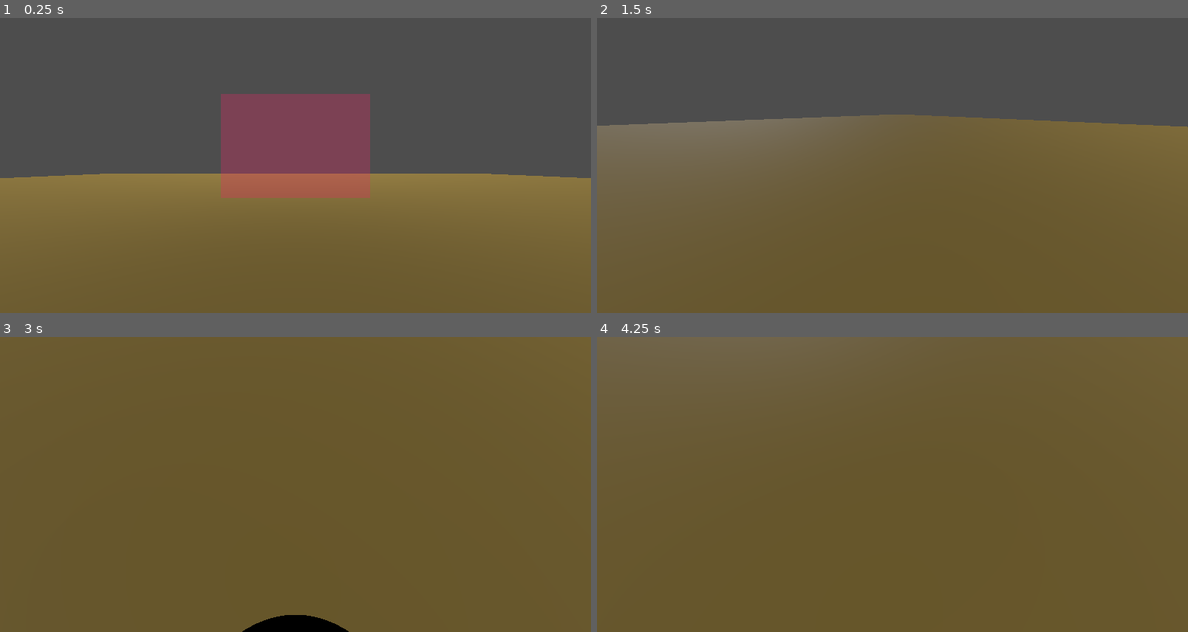
Above: before the commit, frames 1-4 (two rows, left to right).
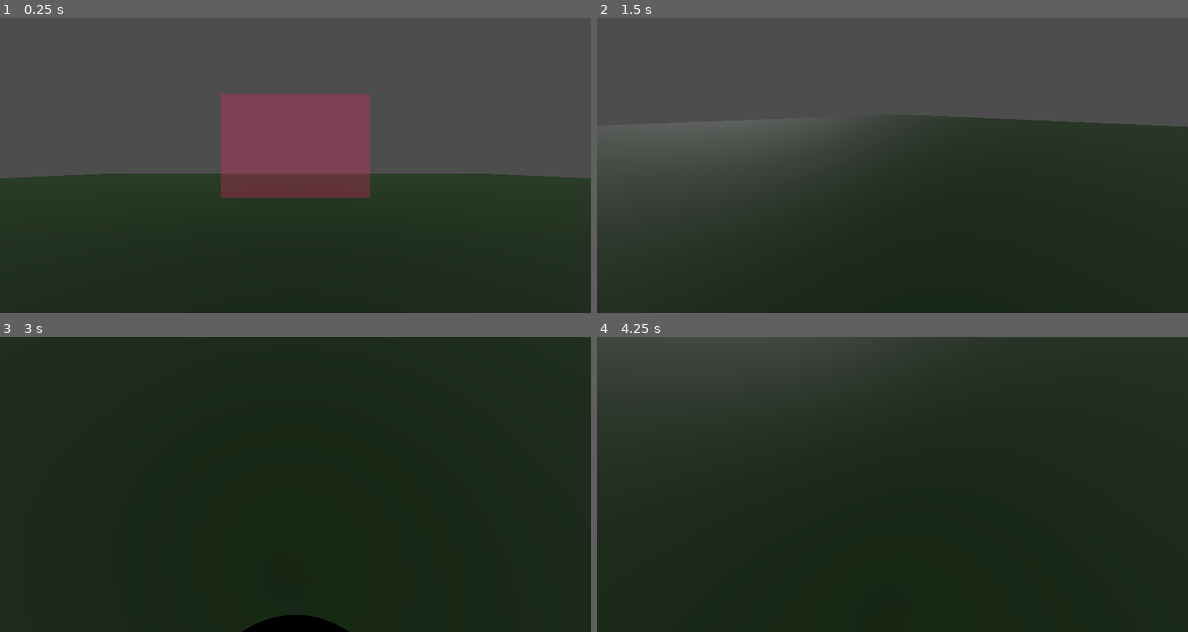
Above: after the commit, the same moments.

Repository: extract/over-fort-2
Game: Godot game, scene res://scenes/maps/local_test/flag_capture_test.tscn
Two runs of this game, one before a commit and one after it. Both use one fixed random seed, a clock stepped at 60 frames per second and the inputs below. This scene is started directly instead of the project's main scene.
Inputs (mouse positions are in pixels of both pictures, inside the frame that each line leads up to):
- Up to frame 1 (0.25 s): no input
- Up to frame 2 (1.5 s): move the mouse to (1022, 150) at 0.52 s; hold D (right) 0.53-1.28 s; tap E (e) at 0.6, 1.35 s; tap Space (jump) at 0.77 s; move the mouse to (774, 180) at 1.27 s; hold S (backward) from 1.28 s (still down)
- Up to frame 3 (3 s): tap Space (jump) at 1.52 s; tap Enter at 2 s; move the mouse to (354, 419) at 2.02 s; release S (backward) at 2.03 s; hold D (right) 2.03-2.78 s; right-click (354, 419) at 2.1 s; tap E (e) at 2.3, 2.85 s; move the mouse to (265, 543) at 2.77 s; hold W (forward) from 2.78 s (still down)
- Up to frame 4 (4.25 s): tap Space (jump) at 3.02, 3.5, 3.77 s; move the mouse to (1069, 528) at 3.52 s; release W (forward) at 3.53 s; hold A (left) from 3.53 s (still down); tap E (e) at 3.6 s

The runs differ from the first frame. In frame 1, 47% of the frame differs, in the area x 0-100%, y 52-100%; in frame 2, 65%; in frame 3, 99%; in frame 4, 100%, in the area x 0-100%, y 0-100%.

Commit message:
change mesh

Diff:
--- a/scenes/maps/upward/upward.tscn
+++ b/scenes/maps/upward/upward.tscn
@@ -31,10 +31,14 @@
 
 [node name="Map" type="Node3D" parent="."]
 
+[node name="FloorRectangle" parent="Map" instance=ExtResource("8_x03wj")]
+transform = Transform3D(4.633175, 0, 0, 0, 1, 0, 0, 0, 1, -6.2748566, 8.639564, -10.221418)
+
 [node name="Floor" type="Node3D" parent="Map"]
 transform = Transform3D(1.385, 0, 0, 0, 1.765, 0, 0, 0, 1.765, 0, 0, 0)
 
 [node name="Floor100x100" parent="Map/Floor" instance=ExtResource("3_d1vb7")]
+transform = Transform3D(0.9999959, -0.0022996364, -0.0017888782, 0.0022976147, 0.9999968, -0.0011298043, 0.0017914746, 0.001125683, 0.9999978, 0, 0, 0)
 
 [node name="Bunch of boxes2" type="Node3D" parent="Map"]
 transform = Transform3D(1, 0, 0, 0, 1, 0, 0, 0, 1, 35.340027, 0, 12.635765)
@@ -57,8 +61,53 @@
 [node name="Box4" parent="Map/Bunch of boxes2" instance=ExtResource("2_o8gkt")]
 transform = Transform3D(1, 0, 0, 0, 1, 0, 0, 0, 1, 1.3116567, 4.0144024, -3.2461233)
 
+[node name="Bunch of boxes3" type="Node3D" parent="Map"]
+transform = Transform3D(1, 0, 0, 0, 1, 0, 0, 0, 1, -7.369648, 0, 12.635765)
+
+[node name="Box" parent="Map/Bunch of boxes3" instance=ExtResource("2_o8gkt")]
+transform = Transform3D(1, 0, 0, 0, 1, 0, 0, 0, 1, 0, 3.4083147, -3.2461233)
+
+[node name="HittableBox" parent="Map/Bunch of boxes3" instance=ExtResource("2_o8gkt")]
+transform = Transform3D(1, 0, 0, 0, 1, 0, 0, 0, 1, 0, 5.7144995, -3.2461233)
+
+[node name="HittableBox2" parent="Map/Bunch of boxes3" instance=ExtResource("2_o8gkt")]
+transform = Transform3D(1, 0, 0, 0, 1, 0, 0, 0, 1, 0, 7.0041933, -3.2461233)
+
+[node name="Box2" parent="Map/Bunch of boxes3" instance=ExtResource("2_o8gkt")]
+transform = Transform3D(1, 0, 0, 0, 1, 0, 0, 0, 1, 0, 4.502559, -3.2461233)
+
+[node name="Box3" parent="Map/Bunch of boxes3" instance=ExtResource("2_o8gkt")]
+transform = Transform3D(1, 0, 0, 0, 1, 0, 0, 0, 1, 1.7478743, 2.8200998, -3.2461233)
+
+[node name="Box4" parent="Map/Bunch of boxes3" instance=ExtResource("2_o8gkt")]
+transform = Transform3D(1, 0, 0, 0, 1, 0, 0, 0, 1, 1.3116567, 4.0144024, -3.2461233)
+
+[node name="Bunch of boxes4" type="Node3D" parent="Map"]
+transform = Transform3D(0.006387862, 0, -0.9999796, 0, 1, 0, 0.9999796, 0, 0.006387862, -15.41695, 7.958275, 12.635765)
+
+[node name="Box" parent="Map/Bunch of boxes4" instance=ExtResource("2_o8gkt")]
+transform = Transform3D(1, 0, 0, 0, 1, 0, 0, 0, 1, 0, 3.4083147, -3.2461233)
+
+[node name="HittableBox" parent="Map/Bunch of boxes4" instance=ExtResource("2_o8gkt")]
+transform = Transform3D(1, 0, 0, 0, 1, 0, 0, 0, 1, 0, 5.7144995, -3.2461233)
+
+[node name="HittableBox2" parent="Map/Bunch of boxes4" instance=ExtResource("2_o8gkt")]
+transform = Transform3D(1, 0, 0, 0, 1, 0, 0, 0, 1, 0, 7.0041933, -3.2461233)
+
+[node name="Box2" parent="Map/Bunch of boxes4" instance=ExtResource("2_o8gkt")]
+transform = Transform3D(1, 0, 0, 0, 1, 0, 0, 0, 1, 0, 4.502559, -3.2461233)
+
+[node name="Box3" parent="Map/Bunch of boxes4" instance=ExtResource("2_o8gkt")]
+transform = Transform3D(1, 0, 0, 0, 1, 0, 0, 0, 1, 1.7478743, 2.8200998, -3.2461233)
+
+[node name="Box4" parent="Map/Bunch of boxes4" instance=ExtResource("2_o8gkt")]
+transform = Transform3D(1, 0, 0, 0, 1, 0, 0, 0, 1, 1.3116567, 4.0144024, -3.2461233)
+
 [node name="FallTree" parent="Map" instance=ExtResource("6_o8gkt")]
 transform = Transform3D(3.3, 0, 0, 0, 3.3, 0, 0, 0, 3.3, 36.18179, 0.8192234, 0)
+
+[node name="FallTree3" parent="Map" instance=ExtResource("6_o8gkt")]
+transform = Transform3D(3.3, 0, 0, 0, 9.918952, 0, 0, 0, 3.9381847, -33.224224, 0.8192234, -32.26091)
 
 [node name="FallTree2" parent="Map" instance=ExtResource("6_o8gkt")]
 transform = Transform3D(-1.0547764, 0, 4.989734, 0, 5.1, 0, -4.989734, 0, -1.0547764, -12.888153, 0.8192234, 33.291183)
@@ -155,6 +204,18 @@
 shape = SubResource("WorldBoundaryShape3D_30rkb")
 debug_color = Color(0.96862745, 0, 0, 0.41960785)
 
+[node name="Broken Platform2" type="Node3D" parent="Map"]
+transform = Transform3D(0.25881907, 0, -0.9659258, 0, 1, 0, 0.9659258, 0, 0.25881907, 1.7121868, -3.8146973e-06, 7.9918194)
+
+[node name="Floor10x10" parent="Map/Broken Platform2" instance=ExtResource("4_x03wj")]
+transform = Transform3D(-4.371139e-08, 1, 0, -1, -4.371139e-08, 0, 0, 0, 1, -14.982987, 5, 10.458367)
+
+[node name="Floor10x12" parent="Map/Broken Platform2" instance=ExtResource("4_x03wj")]
+transform = Transform3D(0.25584882, 0.44314346, -0.85916543, 0.42958266, 0.7440591, 0.51169795, 0.86602545, -0.4999999, -9.170982e-08, -12.537475, 5.7427588, 10.093729)
+
+[node name="Floor10x11" parent="Map/Broken Platform2" instance=ExtResource("4_x03wj")]
+transform = Transform3D(-5.732056e-15, 4.371139e-08, 1, 1, 1.3113416e-07, 0, -1.3113416e-07, 1, -4.371139e-08, -9.982986, 4.9829865, 15.916735)
+
 [node name="FFASpawnPoints" type="Node" parent="."]
 
 [node name="Spawn3" type="Marker3D" parent="FFASpawnPoints"]
--- a/scenes/shapes/static/floor_100_x_100.tscn
+++ b/scenes/shapes/static/floor_100_x_100.tscn
@@ -4,7 +4,7 @@
 size = Vector3(100, 1, 100)
 
 [sub_resource type="StandardMaterial3D" id="StandardMaterial3D_wwf4g"]
-albedo_color = Color(0.5529412, 0.4627451, 0.21176471, 1)
+albedo_color = Color(0.07512997, 0.19397746, 0.04622112, 1)
 
 [sub_resource type="BoxMesh" id="BoxMesh_v37vl"]
 material = SubResource("StandardMaterial3D_wwf4g")
Not shown: 1 places in scenes/maps/upward/upward.tscn that only renumber resources
